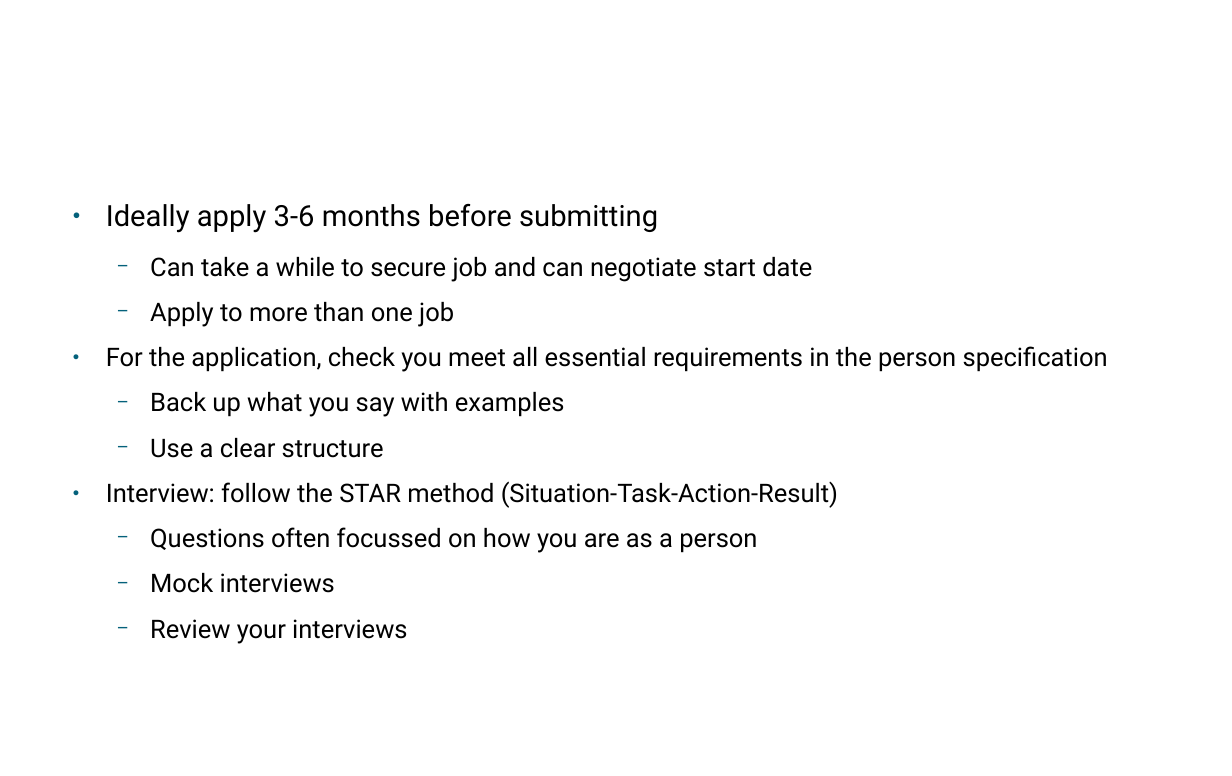
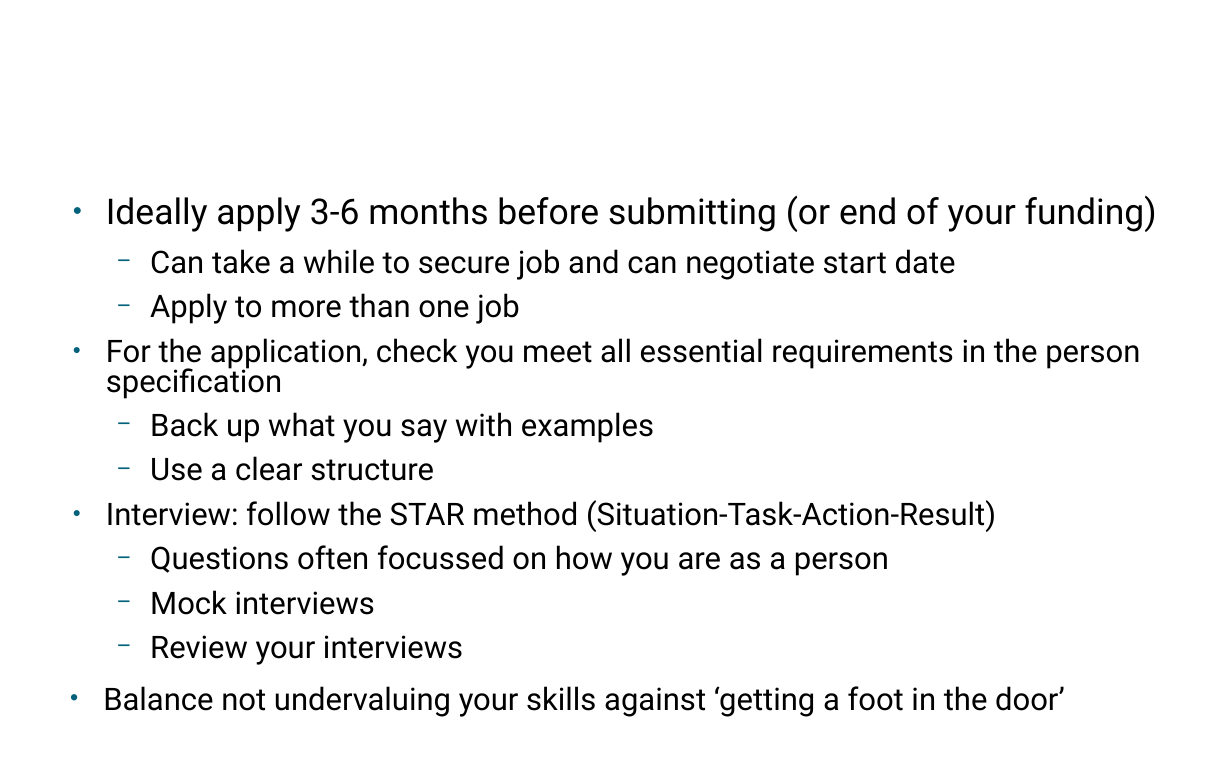
Before and after one commit to alan-y/phiproject-talk, a slide deck: slide 5 of post_phd_ay.pptx. Drawn at 1232x776 pixels with LibreOffice and Linux fonts; fonts in the diff are those of the drawing; background and template pictures are left out. Boxes give left, top, right and bottom in pixels: in the first picture for what was removed or moved away, otherwise in the second. Text is boxed around its words. In the diff, an @@ line names an element or a change of style, - is before the commit and + after.

```diff
--- a/post_phd_ay.pptx
+++ b/post_phd_ay.pptx
@@ text at box(106, 195, 1157, 232): text changed; size 22.4 to 27.2 pt @@
-● Ideally apply 3-6 months before submitting
+● Ideally apply 3-6 months before submitting (or end of your funding)
@@ text at box(106, 249, 1140, 665): size 19.6 to 23.8 pt in "Can take a while to secure job ...", "Apply to more than one job", "For the application, check you meet all ...", "Back up what you say with examples" and 5 more places; line spacing 1 to 0.8 @@
@@ text at box(103, 686, 1065, 717): paragraph added @@
+• Balance not undervaluing your skills against ‘getting a foot in the door’
```
Also in this commit, not shown: 4 other slides changed, 1 slide added, 1 slide removed.
